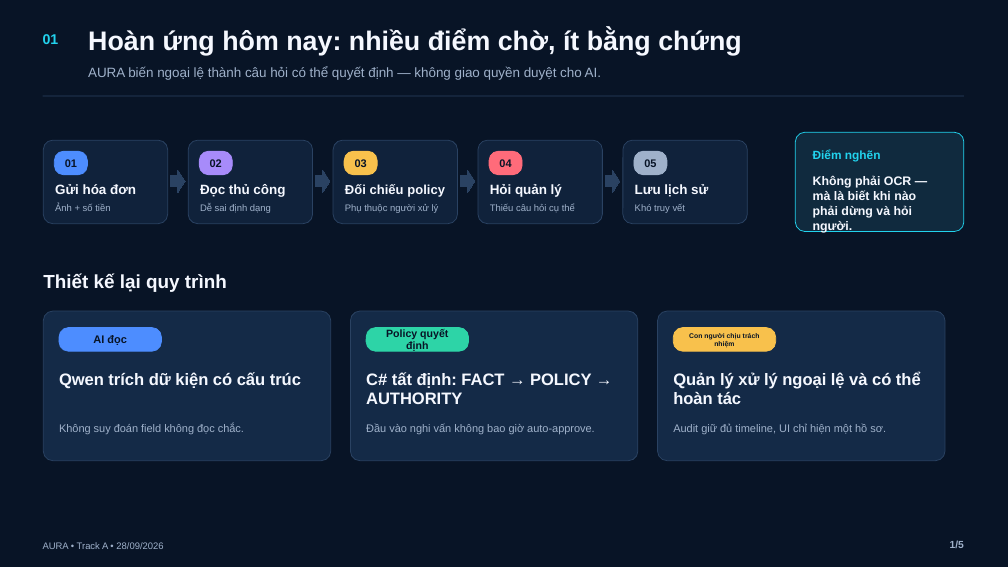
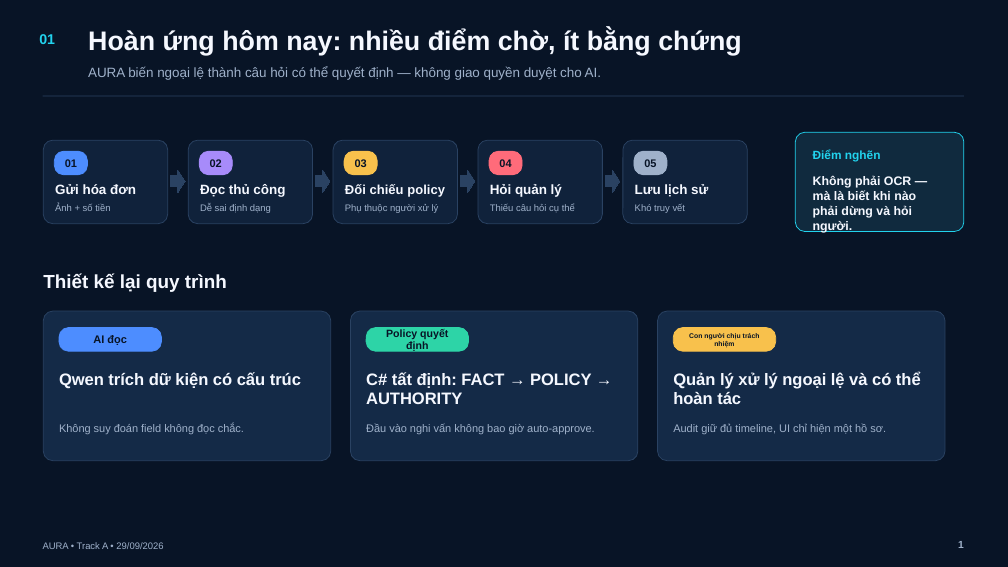
Before and after one commit to BondPhuPhamzZ/AURA, a slide deck: slide 1 of AURA/submission/AURA_5_SLIDES.pptx. Drawn at 1008x567 pixels with LibreOffice and Linux fonts; fonts in the diff are those of the drawing. Boxes give left, top, right and bottom in pixels: in the first picture for what was removed or moved away, otherwise in the second. Text is boxed around its words. In the diff, an @@ line names an element or a change of style, - is before the commit and + after.

```diff
--- a/AURA/submission/AURA_5_SLIDES.pptx
+++ b/AURA/submission/AURA_5_SLIDES.pptx
@@ text "01": place and size @@
-text "01" at bbox=[43, 34, 59, 44]
+text "01" at bbox=[39, 34, 55, 44]
@@ text at bbox=[958, 541, 964, 548]: text changed @@
-1/5
+1
```
Also in this commit, not shown: 4 other slides changed, 14 other files.
